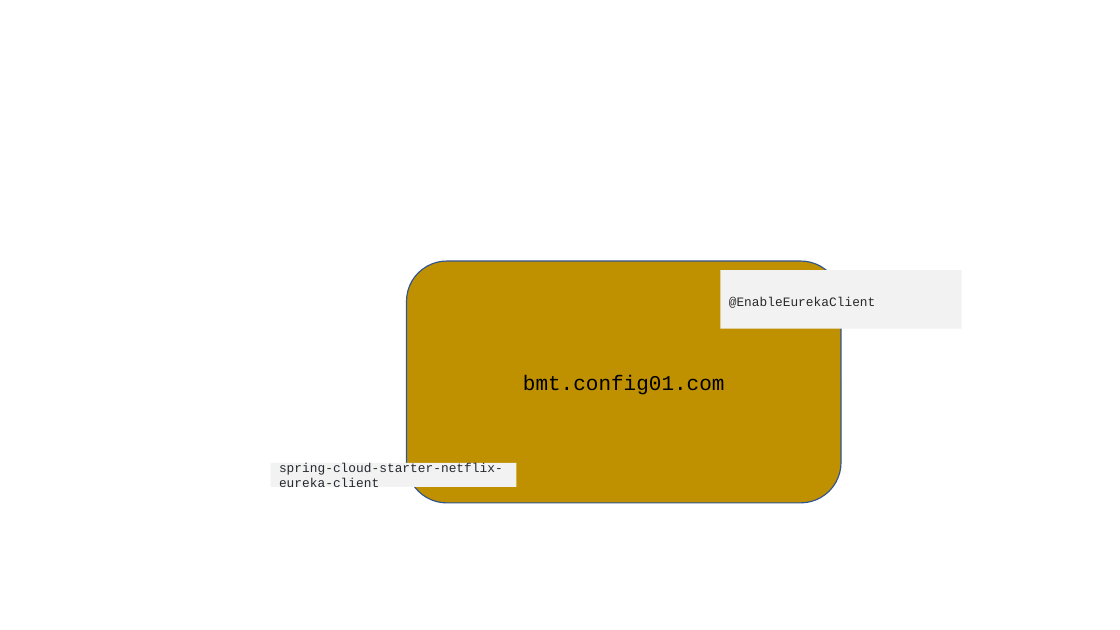
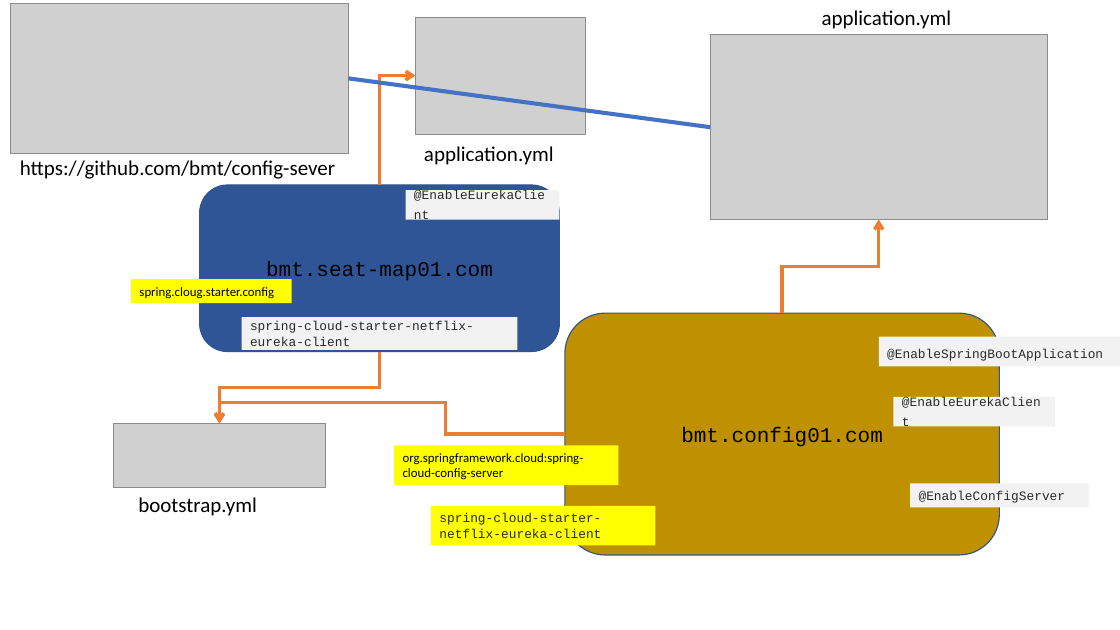
Before and after one commit to rkumar-bengaluru/algoes, a slide deck: slide 5 of src/spring/spring.boot.pptx. Drawn at 1120x630 pixels with LibreOffice and Linux fonts; fonts in the diff are those of the drawing; grey boxes stand for pictures. Boxes give left, top, right and bottom in pixels: in the first picture for what was removed or moved away, otherwise in the second. Text is boxed around its words. In the diff, an @@ line names an element or a change of style, - is before the commit and + after.

```diff
--- a/src/spring/spring.boot.pptx
+++ b/src/spring/spring.boot.pptx
@@ picture added at [11,3,349,153] @@
@@ picture added at [416,17,586,134] @@
@@ text added at [822,10,952,29], 18 pt, text #000000 @@
+application.yml
@@ picture added at [711,35,1048,220] @@
@@ line added from (349, 78) to (711, 127), #4472C4 3.5 pt @@
@@ elbow arrow added from (380, 185) to (416, 76), #ED7D31 2.75 pt @@
@@ text added at [424,146,554,165], 18 pt, text #000000 @@
+application.yml
@@ text added at [20,160,335,179], 18 pt, text #000000 @@
+https://github.com/bmt/config-sever
@@ elbow arrow added from (782, 313) to (879, 219), #ED7D31 2.75 pt @@
@@ group added at [131,185,560,351]: 3 rectangles, 1 rounded rectangle @@
+bmt.seat-map01.com
+@EnableEurekaClient
+spring-cloud-starter-netflix-eureka-client
+spring.cloug.starter.config
@@ rounded rectangle "bmt.config01.com": place and size @@
-rounded rectangle "bmt.config01.com" at [407,261,841,503]
+rounded rectangle "bmt.config01.com" at [565,313,999,555]
@@ elbow arrow added from (380, 351) to (219, 423), #ED7D31 2.75 pt @@
@@ rectangle added at [879,337,1120,366], fill #F2F2F2, 11 pt, text #292929 @@
+@EnableSpringBootApplication
@@ elbow arrow added from (565, 434) to (219, 423), #ED7D31 2.75 pt @@
@@ rectangle "@EnableEurekaClient": place and size @@
-rectangle "@EnableEurekaClient" at [721,271,962,329]
+rectangle "@EnableEurekaClient" at [894,397,1055,426]
@@ picture added at [113,423,326,487] @@
@@ rectangle added at [394,445,618,485], fill #FFFF00, 11 pt, text #000000 @@
+org.springframework.cloud:spring-cloud-config-server
@@ text added at [138,497,257,516], 18 pt, text #000000 @@
+bootstrap.yml
@@ rectangle "spring-cloud-starter-netflix-eureka-client": place and size @@
-rectangle "spring-cloud-starter-netflix-eureka-client" at [271,463,517,487]
+rectangle "spring-cloud-starter-netflix-eureka-client" at [431,506,655,545]
@@ rectangle "spring-cloud-starter-netflix-eureka-client" at [431,506,655,545]: vertical alignment middle to top; fill #F2F2F2 to #FFFF00 @@
@@ rectangle added at [911,483,1089,507], fill #F2F2F2, 11 pt, text #292929 @@
+@EnableConfigServer
```
Also in this commit, not shown: 2 slides added, 13 other files.
